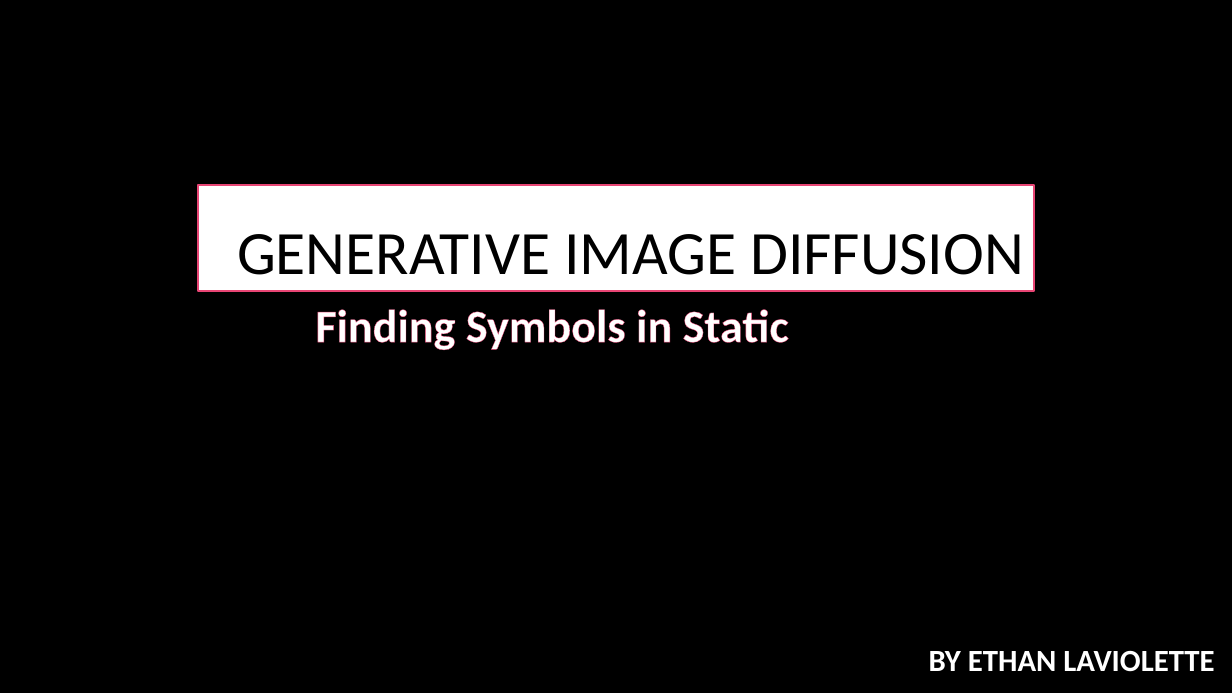
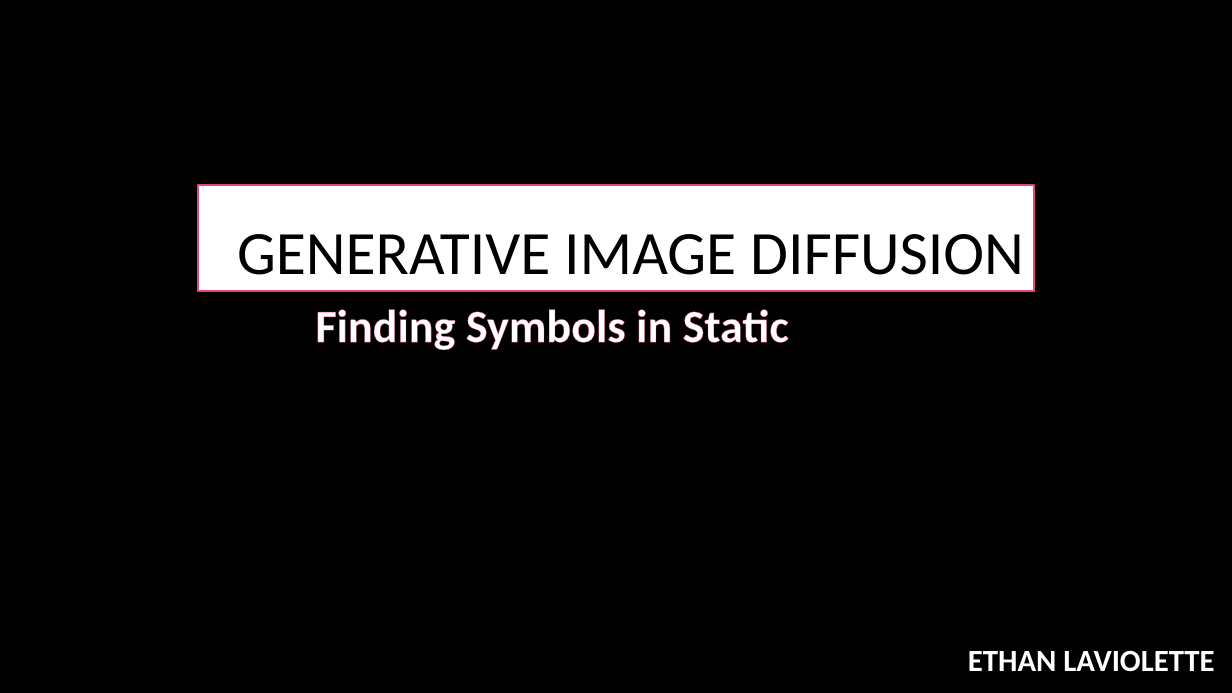
Before and after one commit to ezlaviol/Laviolette-Image-Diffusion-Machine-Learning-Project, a slide deck: slide 1 of Generative Image Diffusion.pptx. Drawn at 1232x693 pixels with LibreOffice and Linux fonts; fonts in the diff are those of the drawing; background and template pictures are left out. Boxes give left, top, right and bottom in pixels: in the first picture for what was removed or moved away, otherwise in the second. Text is boxed around its words. In the diff, an @@ line names an element or a change of style, - is before the commit and + after.

```diff
--- a/Generative Image Diffusion.pptx
+++ b/Generative Image Diffusion.pptx
@@ subtitle at (968,650,1214,672): text changed @@
-BY ETHAN LAVIOLETTE
+ETHAN LAVIOLETTE
```
Also in this commit, not shown: 6 other files.
